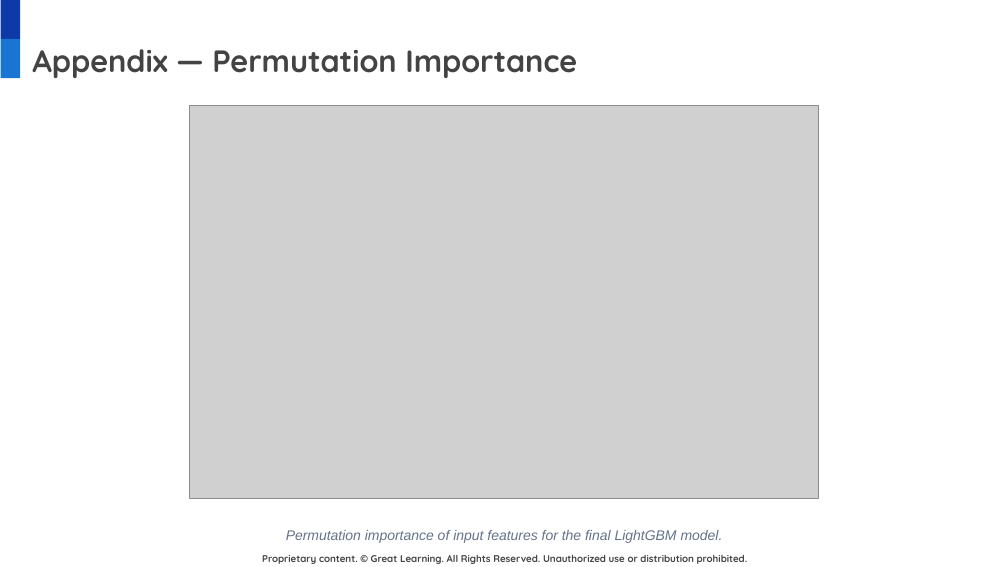
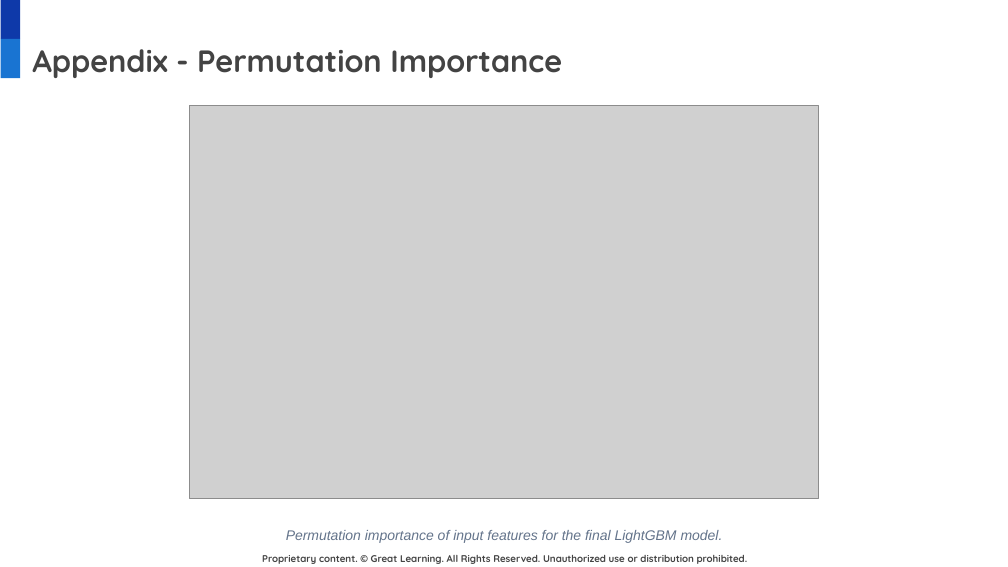
Before and after one commit to gunjan075/gl-capstone, a slide deck: slide 18 of Insurance_Price_Prediction_Final_Presentation.pptx. Drawn at 1008x567 pixels with LibreOffice and Linux fonts; fonts in the diff are those of the drawing; grey boxes stand for pictures; background and template pictures are left out. Boxes give left, top, right and bottom in pixels: in the first picture for what was removed or moved away, otherwise in the second. Text is boxed around its words. In the diff, an @@ line names an element or a change of style, - is before the commit and + after.

```diff
--- a/Insurance_Price_Prediction_Final_Presentation.pptx
+++ b/Insurance_Price_Prediction_Final_Presentation.pptx
@@ title at (32,49,562,78): text changed @@
-Appendix — Permutation Importance
+Appendix - Permutation Importance
```
Also in this commit, not shown: 15 other slides changed, 22 other files.
